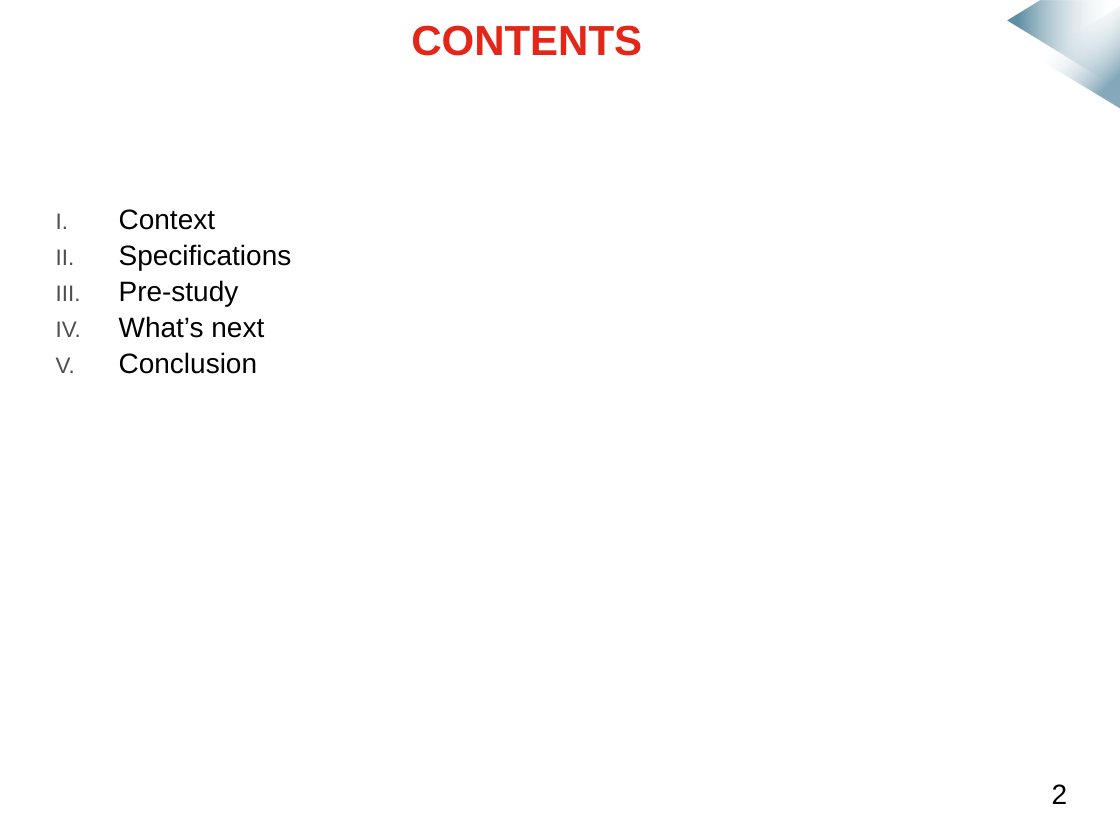
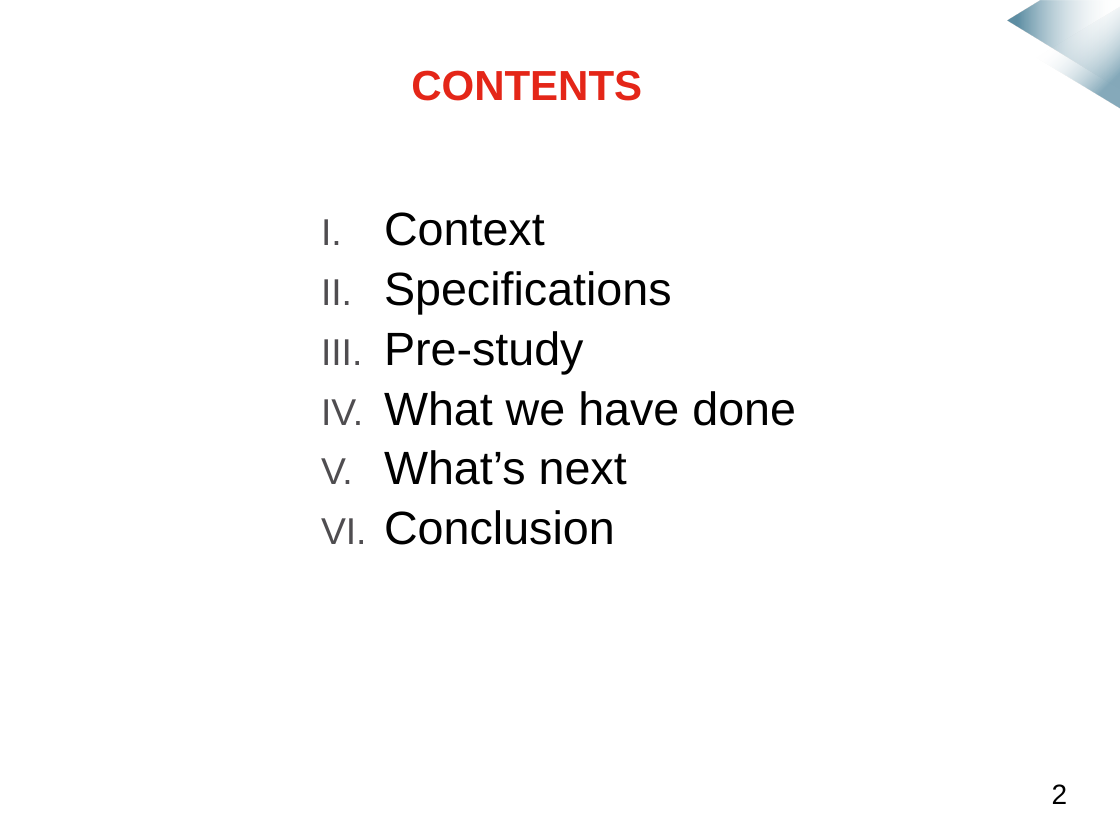
Before and after one commit to mmeven/EP_Domotique_Tablette, a slide deck: slide 2 of Rendu/Diapo_prototype_janvier.pptx. Drawn at 1120x840 pixels with LibreOffice and Linux fonts; fonts in the diff are those of the drawing; background and template pictures are left out. Boxes give left, top, right and bottom in pixels: in the first picture for what was removed or moved away, otherwise in the second. Text is boxed around its words. In the diff, an @@ line names an element or a change of style, - is before the commit and + after.

```diff
--- a/Rendu/Diapo_prototype_janvier.pptx
+++ b/Rendu/Diapo_prototype_janvier.pptx
@@ title "CONTENTS": place and size @@
-title "CONTENTS" at box(411, 25, 642, 56)
+title "CONTENTS" at box(411, 70, 642, 101)
@@ text "Context": place and size @@
-text "Context" at box(119, 209, 292, 374)
+text "Context" at box(384, 212, 796, 545)
@@ text at box(384, 212, 672, 545): size 18 to 30 pt in "Context", "Specifications", "Pre-study", "What’s next" and 1 more places; more space between paragraphs @@
@@ text at box(384, 391, 796, 426): paragraph added @@
+IV. What we have done
```
Also in this commit, not shown: 8 other slides changed, 1 slide added, 4 slides removed.
